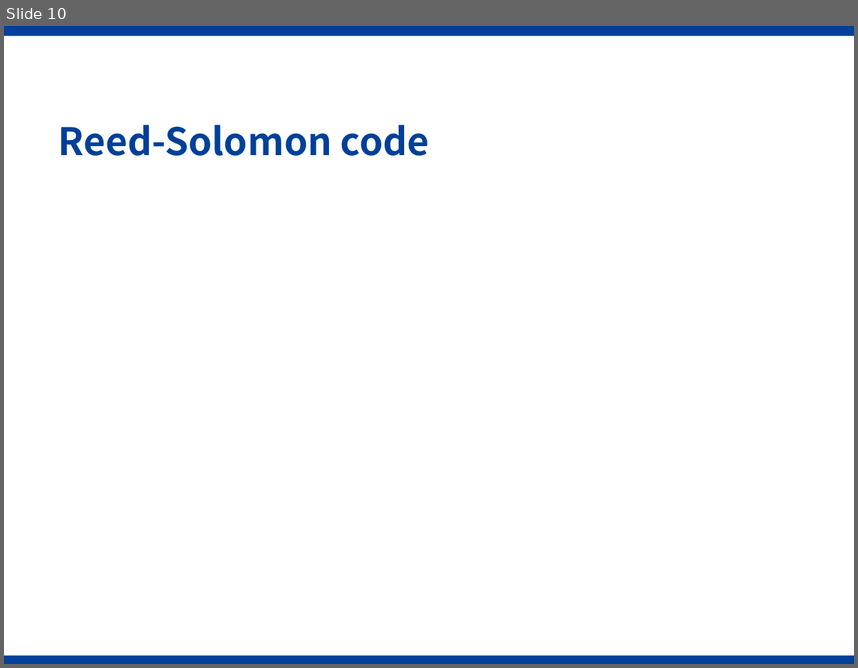
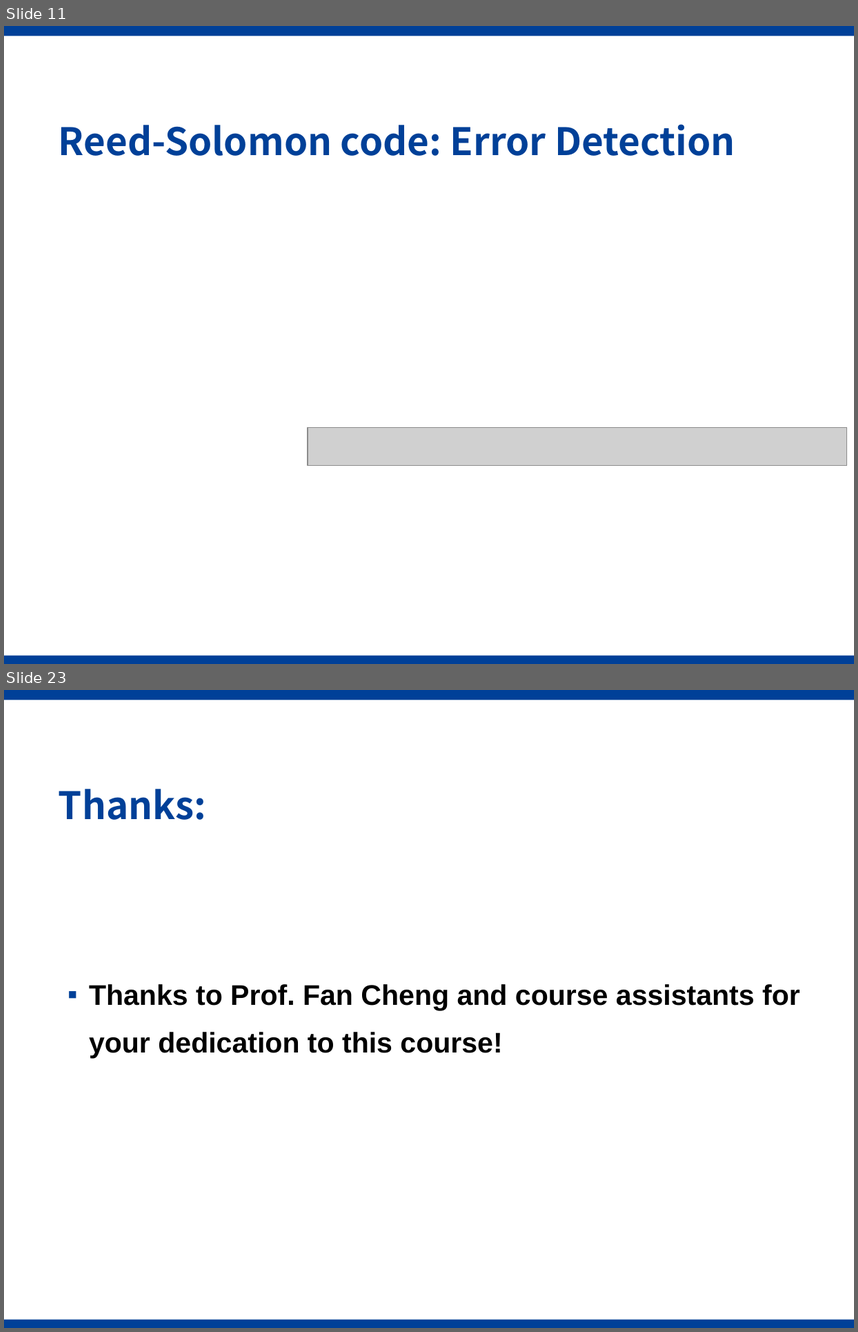
Before and after one commit to Gazer2020/Rectangode, a slide deck: slides.pptx. Shown one above the other, each under a label of ours: slide 10 before the commit, slides 11 and 23 after it; the slides between them are not shown. The pictures are 858x668 and 858x1332 pixels, drawn with LibreOffice and Linux fonts; fonts in the diff are those of the drawing; grey boxes stand for pictures; background and template pictures are left out. Boxes give left, top, right and bottom in pixels: in the first picture for what was removed or moved away, otherwise in the second. Text is boxed around its words. In the diff, an @@ line names an element or a change of style, - is before the commit and + after.

```diff
--- a/slides.pptx
+++ b/slides.pptx
@@ slide 23 added at box(4, 690, 854, 1328), background #FFFFFF; not listed: 2 template elements that a slide beside it also shows @@
@@ title added at box(59, 789, 207, 820), 32 pt, text #004098, bold @@
+Thanks:
@@ text added at box(89, 984, 800, 1058), 24 pt, text #000000, bold @@
+▪ Thanks to Prof. Fan Cheng and course assistants for your dedication to this course!
@@ what was slide 10 is now slide 11 @@
@@ slide 11 changed as well @@
@@ title at box(59, 124, 735, 156): text changed @@
-Reed-Solomon code
+Reed-Solomon code: Error Detection
@@ picture added at box(308, 428, 847, 466) @@
```
Also in this commit, not shown: 3 other slides changed, 10 other slides added, 15 slides removed, 3 other files.
